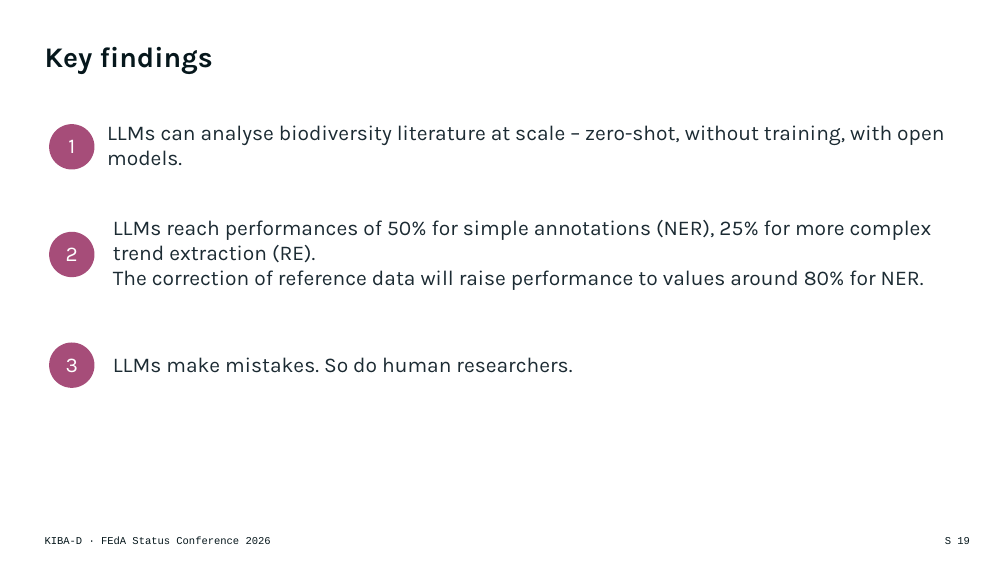
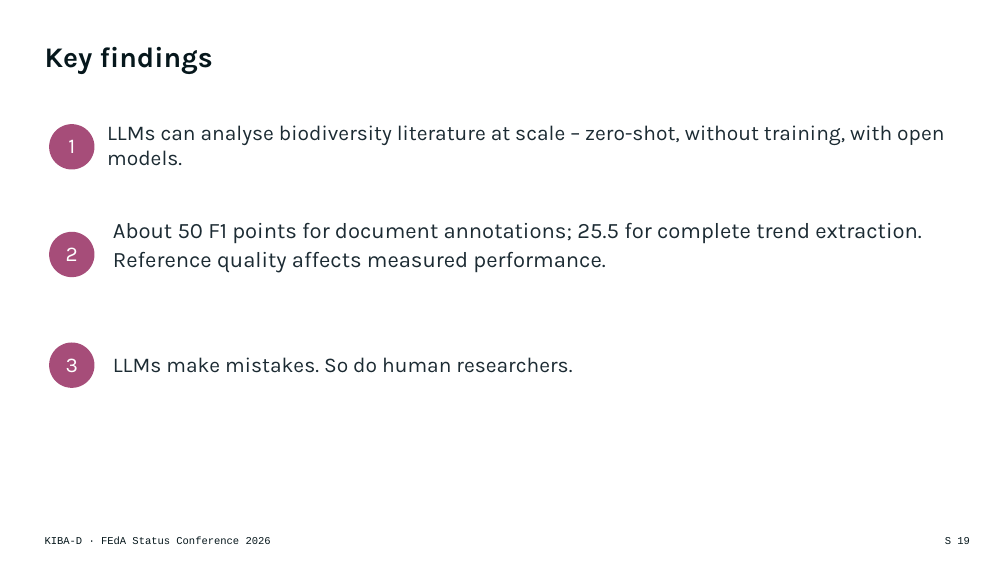
Before and after one commit to DFKI-NLP/kibad-llm, a slide deck: slide 19 of presentations/2026_feda_status_conference/KIBA-D_FEdA2026_Keynote.pptx. Drawn at 1008x567 pixels with LibreOffice and Linux fonts; fonts in the diff are those of the drawing. Boxes give left, top, right and bottom in pixels: in the first picture for what was removed or moved away, otherwise in the second. Text is boxed around its words. In the diff, an @@ line names an element or a change of style, - is before the commit and + after.

```diff
--- a/presentations/2026_feda_status_conference/KIBA-D_FEdA2026_Keynote.pptx
+++ b/presentations/2026_feda_status_conference/KIBA-D_FEdA2026_Keynote.pptx
@@ text at bbox=[113, 223, 921, 273]: text changed; size 20 to 21 pt @@
-LLMs reach performances of 50% for simple annotations (NER), 25% for more complex trend extraction (RE).
-The correction of reference data will raise performance to values around 80% for NER.
+About 50 F1 points for document annotations; 25.5 for complete trend extraction.
+Reference quality affects measured performance.
```
Also in this commit, not shown: 11 other slides changed, 6 slides added, 5 slides removed, 2 other files.
